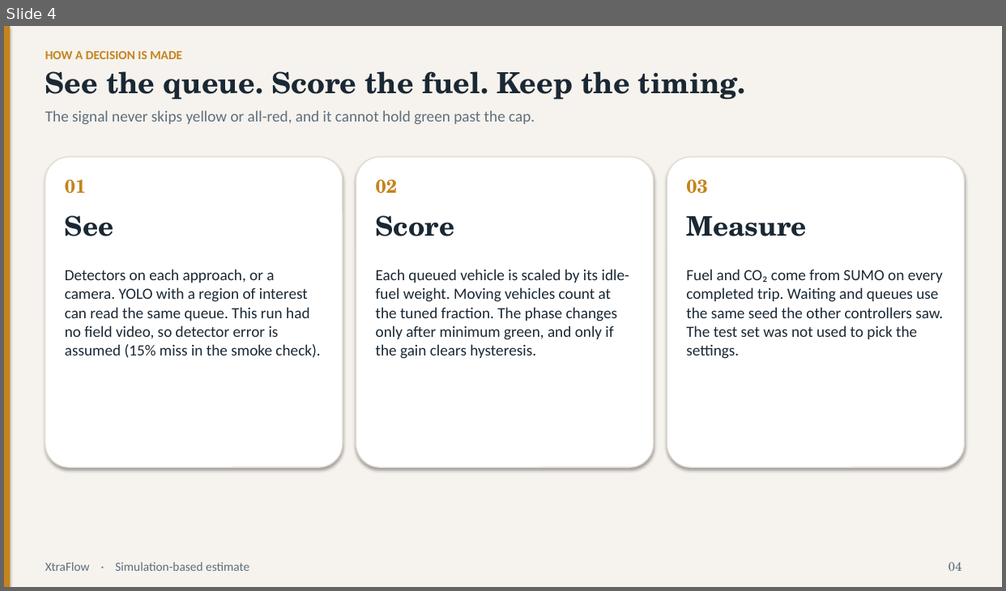
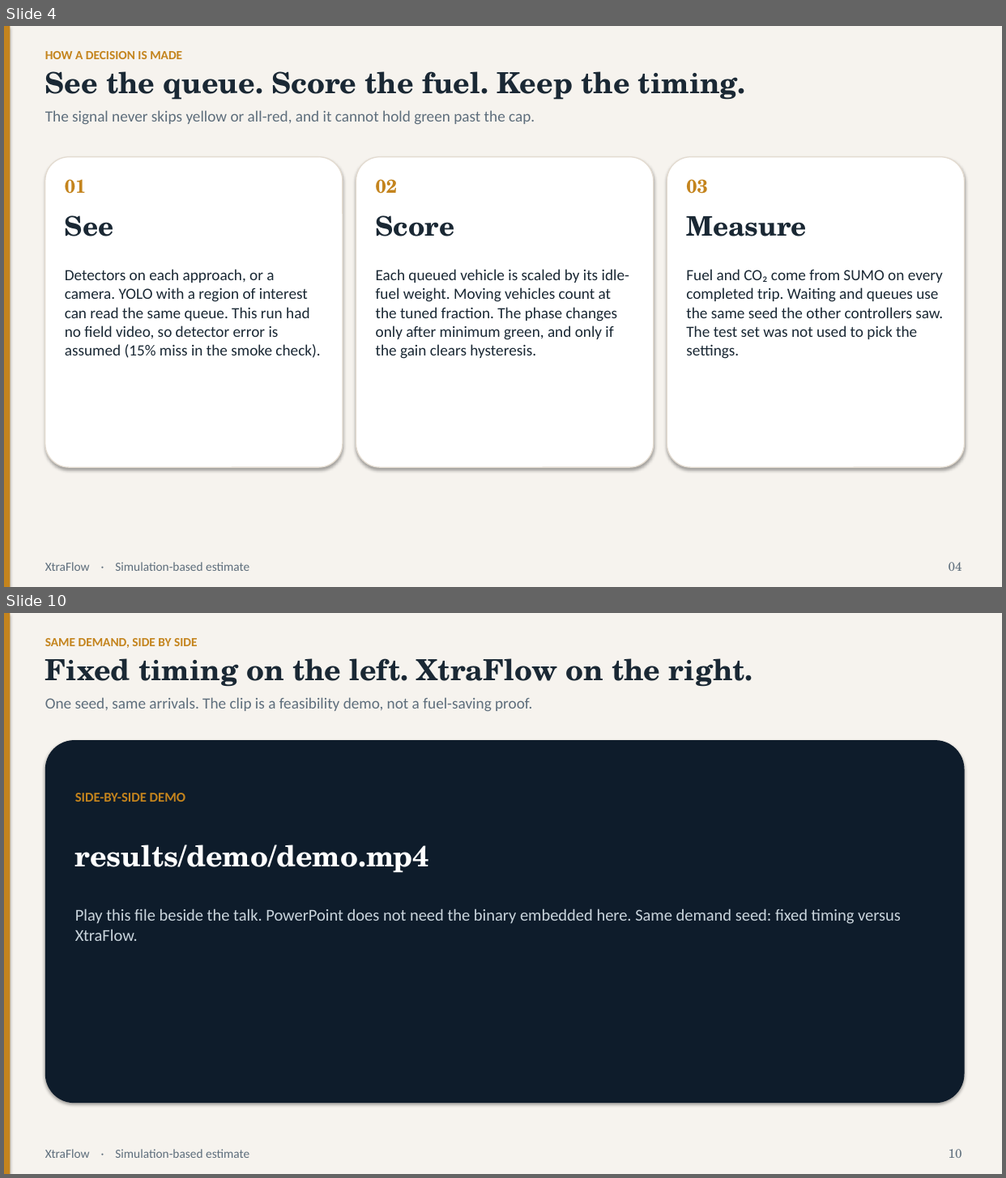
Before and after one commit to couder-04/XtraFlow, a slide deck: results/deck.pptx. Shown one above the other, each under a label of ours: slide 4 before the commit, slides 4 and 10 after it; the slides between them are not shown. The pictures are 1006x591 and 1006x1178 pixels, drawn with LibreOffice and Linux fonts; fonts in the diff are those of the drawing. Boxes give left, top, right and bottom in pixels: in the first picture for what was removed or moved away, otherwise in the second. Text is boxed around its words. In the diff, an @@ line names an element or a change of style, - is before the commit and + after.

Commit message:
Fix deck claims and regenerate the presentation from locked results.
Lead with vs-best-baseline headlines, report the published 5-seed TEST scope, and drop empty grid numbers.

```diff
--- a/results/deck.pptx
+++ b/results/deck.pptx
@@ slide 10 added at <box>4,613,1002,1174</box>, background #F6F3EE @@
@@ rectangle added at <box>4,613,10,1174</box>, fill #C4841D @@
@@ text added at <box>45,638,198,648</box>, 12 pt, text #C4841D, bold @@
+SAME DEMAND, SIDE BY SIDE
@@ text added at <box>45,658,753,687</box>, 28 pt, text #1A2834, bold @@
+Fixed timing on the left. XtraFlow on the right.
@@ text added at <box>45,697,532,712</box>, 15 pt, text #5E6E7C @@
+One seed, same arrivals. The clip is a feasibility demo, not a fuel-saving proof.
@@ rounded rectangle added at <box>45,740,965,1103</box>, fill #0E1C2B @@
@@ text added at <box>75,793,185,802</box>, 13 pt, text #C4841D, bold @@
+SIDE-BY-SIDE DEMO
@@ text added at <box>75,845,430,873</box>, 28 pt, text #FFFFFF, bold @@
+results/demo/demo.mp4
@@ text added at <box>75,909,901,941</box>, 16 pt, text #C9D4DC @@
+Play this file beside the talk. PowerPoint does not need the binary embedded here. Same demand seed: fixed timing versus XtraFlow.
@@ text added at <box>45,1149,249,1158</box>, 12 pt, text #5E6E7C @@
+XtraFlow · Simulation-based estimate
@@ text added at <box>948,1149,962,1158</box>, 12 pt, text #5E6E7C @@
+10
```
Also in this commit, not shown: 9 slides changed, 2 other slides added, 1 slide removed, 1 other file.
